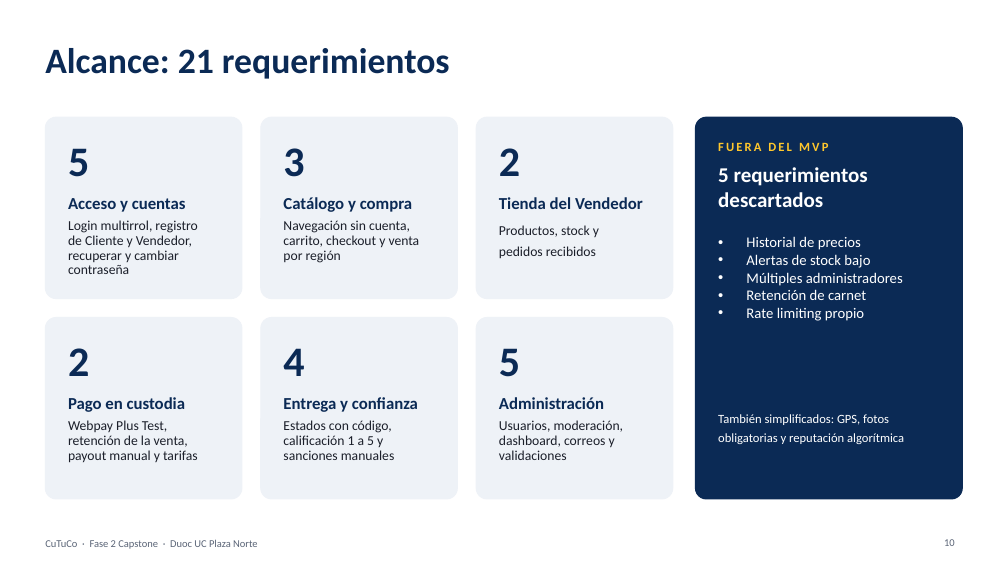
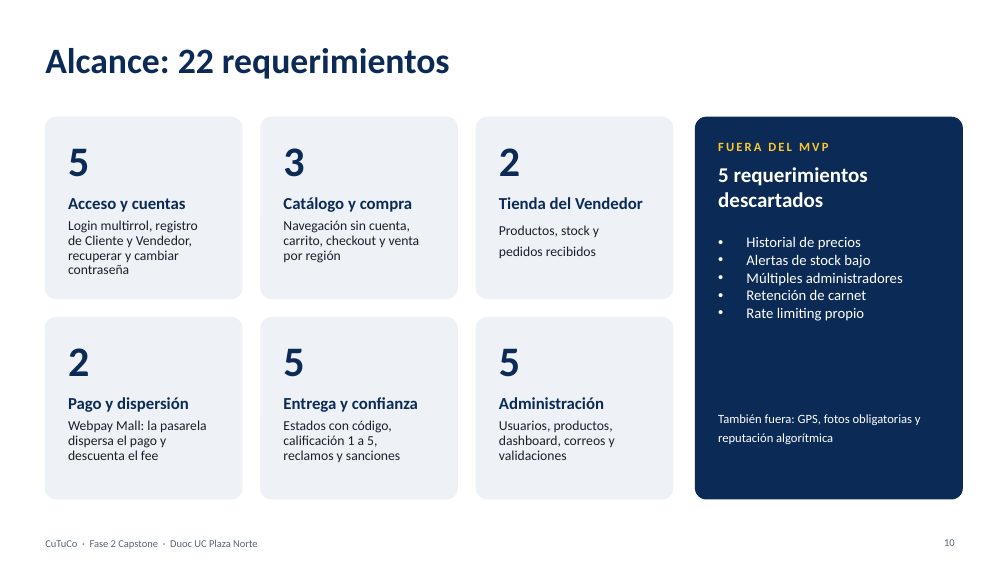
Before and after one commit to VichRo2005/cultiva_tu_compra, a slide deck: slide 10 of Fase 2/Evidencias Proyecto/Presentación Proyecto/CuTuCo Fase2.pptx. Drawn at 1008x567 pixels with LibreOffice and Linux fonts; fonts in the diff are those of the drawing; background and template pictures are left out. Boxes give left, top, right and bottom in pixels: in the first picture for what was removed or moved away, otherwise in the second. Text is boxed around its words. In the diff, an @@ line names an element or a change of style, - is before the commit and + after.

```diff
--- a/Fase 2/Evidencias Proyecto/Presentación Proyecto/CuTuCo Fase2.pptx
+++ b/Fase 2/Evidencias Proyecto/Presentación Proyecto/CuTuCo Fase2.pptx
@@ text at (x1=45, y1=48, x2=450, y2=79): text changed @@
-Alcance: 21 requerimientos
+Alcance: 22 requerimientos
@@ text at (x1=283, y1=348, x2=304, y2=377): text changed @@
-4
+5
@@ text at (x1=68, y1=397, x2=189, y2=412): text changed @@
-Pago en custodia
+Pago y dispersión
@@ text at (x1=718, y1=414, x2=921, y2=444): text changed @@
-También simplificados: GPS, fotos obligatorias y reputación algorítmica
+También fuera: GPS, fotos obligatorias y reputación algorítmica
@@ text at (x1=68, y1=420, x2=207, y2=460): text changed @@
-Webpay Plus Test, retención de la venta, payout manual y tarifas
+Webpay Mall: la pasarela dispersa el pago y descuenta el fee
@@ text at (x1=283, y1=420, x2=400, y2=463): text changed @@
-Estados con código, calificación 1 a 5 y sanciones manuales
+Estados con código, calificación 1 a 5, reclamos y sanciones
@@ text at (x1=499, y1=420, x2=615, y2=460): text changed @@
-Usuarios, moderación, dashboard, correos y validaciones
+Usuarios, productos, dashboard, correos y validaciones
```
Also in this commit, not shown: 16 other slides changed, 12 other files.
